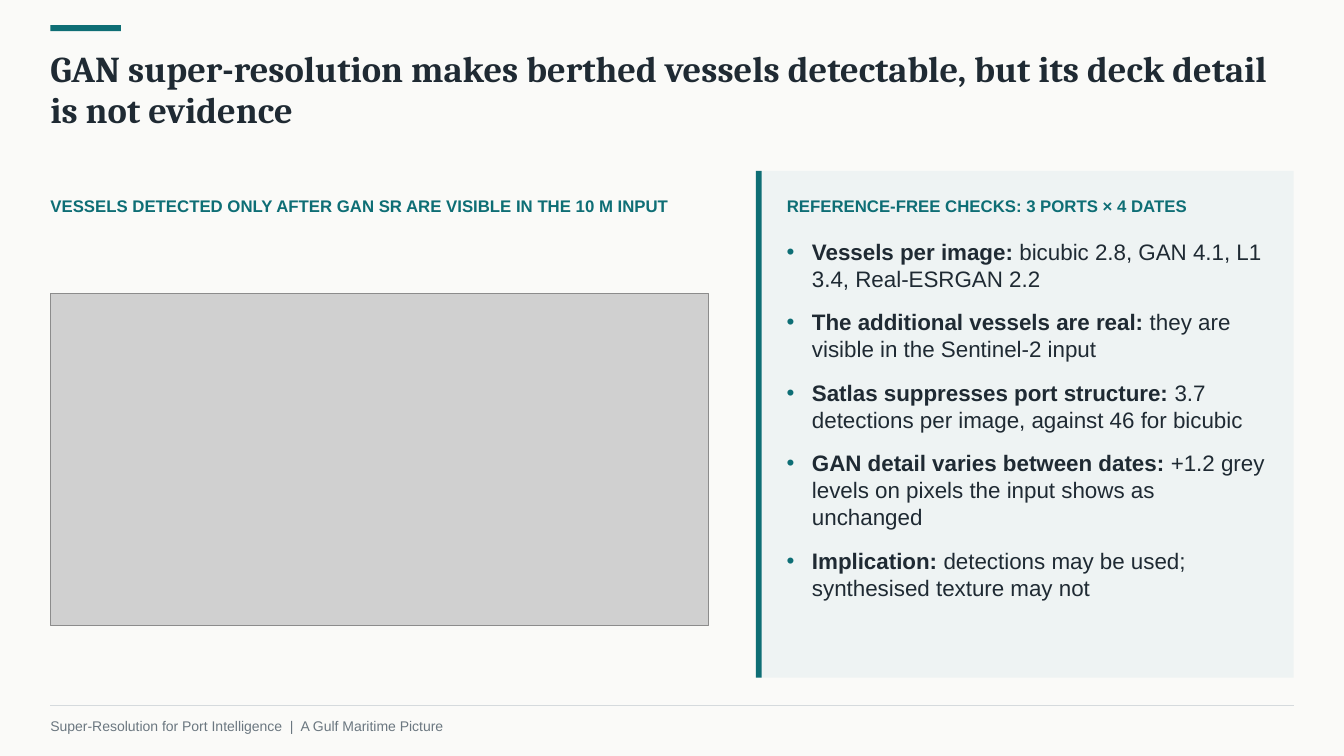
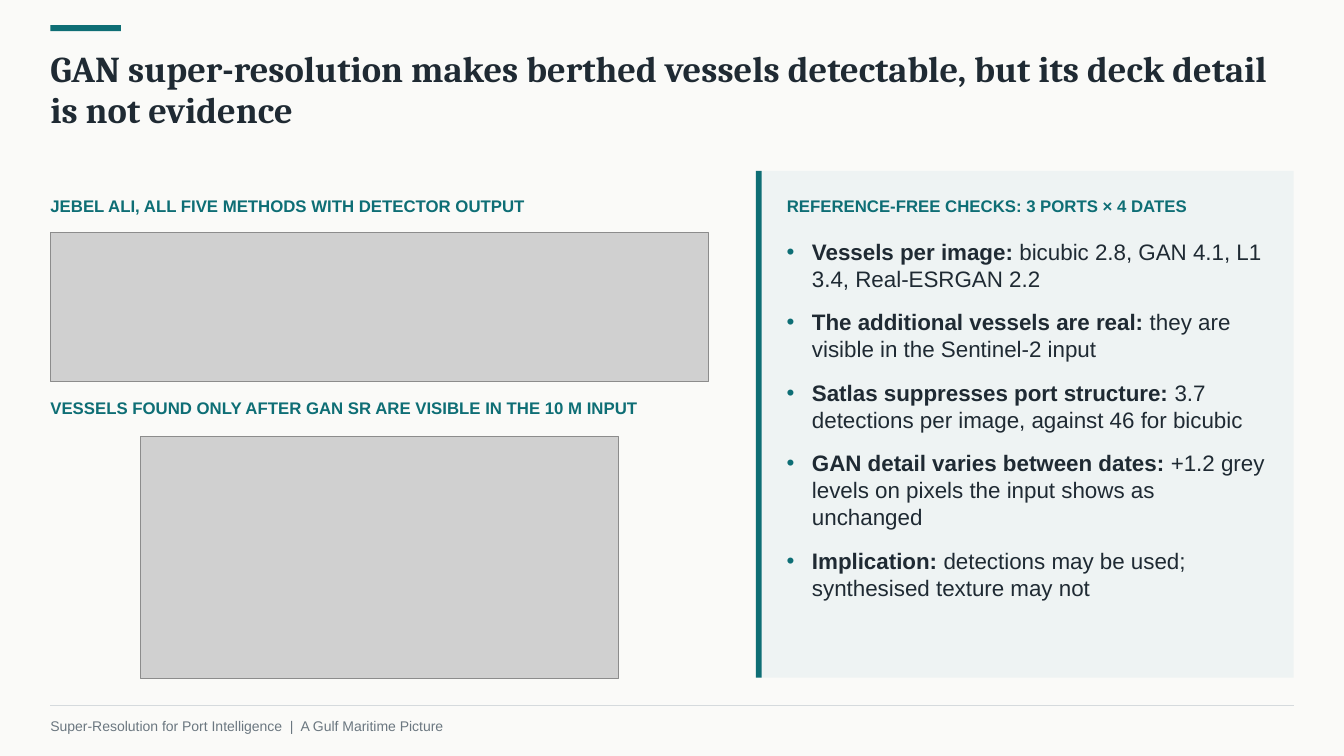
Before and after one commit to JordanManoj/gulf-port-superresolution, a slide deck: slide 7 of presentation/Super-Resolution_for_Port_Intelligence.pptx (slide 12 before the commit). Drawn at 1344x756 pixels with LibreOffice and Linux fonts; fonts in the diff are those of the drawing; grey boxes stand for pictures. Boxes give left, top, right and bottom in pixels: in the first picture for what was removed or moved away, otherwise in the second. Text is boxed around its words. In the diff, an @@ line names an element or a change of style, - is before the commit and + after.

```diff
--- a/presentation/Super-Resolution_for_Port_Intelligence.pptx
+++ b/presentation/Super-Resolution_for_Port_Intelligence.pptx
@@ text at box(50, 200, 524, 215): text changed @@
-VESSELS DETECTED ONLY AFTER GAN SR ARE VISIBLE IN THE 10 M INPUT
+JEBEL ALI, ALL FIVE METHODS WITH DETECTOR OUTPUT
@@ picture added at box(50, 233, 709, 382) @@
@@ text added at box(50, 402, 637, 414), 12 pt, text #0E6E75, bold @@
+VESSELS FOUND ONLY AFTER GAN SR ARE VISIBLE IN THE 10 M INPUT
@@ picture: place and size @@
-picture at box(50, 293, 709, 626)
+picture at box(140, 437, 619, 679)
```
Also in this commit, not shown: 9 other slides changed, 1 slide removed, 1 other file.
